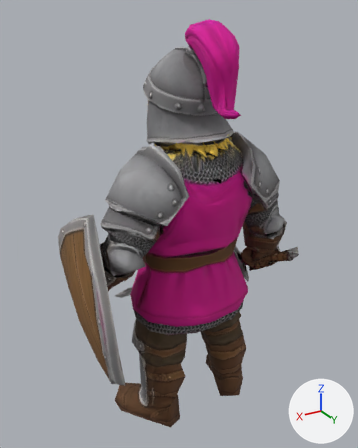
The glTF model public/models/characters/HeavyRider.lod1.glb, before and after one commit.
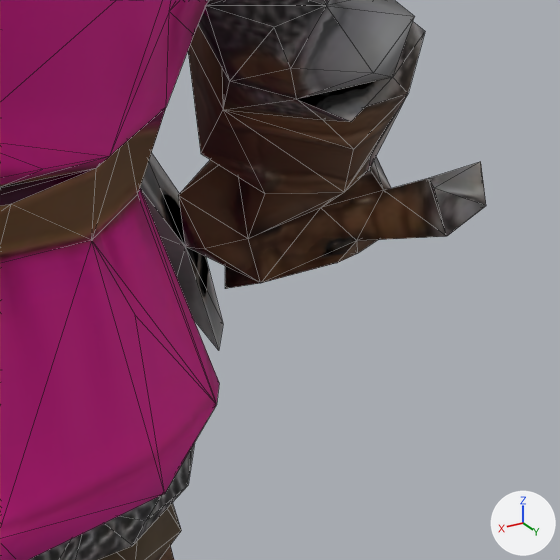
There are two pictures of each version: one whole from a camera (50 mm lens) standing at (0.945, 1.594, 1.574) and looking at (-0.01, 0.003, 0.778), one close up on the part from 58% to 87% of the width and 48% to 72% of the height. Arrows for +X, +Y and +Z are at lower right; the lights stay in place. The first two pictures are the older version. The close-ups show mesh edges as thin lines. Where no turn or scale is listed for an object, it has been applied to the vertices. Vertices at exactly the same position are counted once.

The first close-up shows 'char1'.
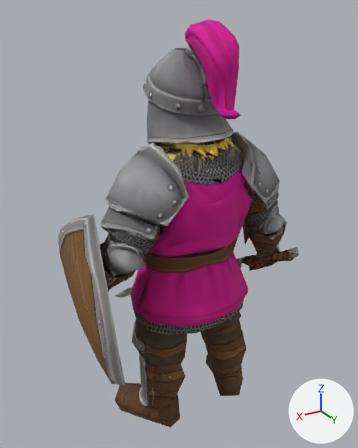
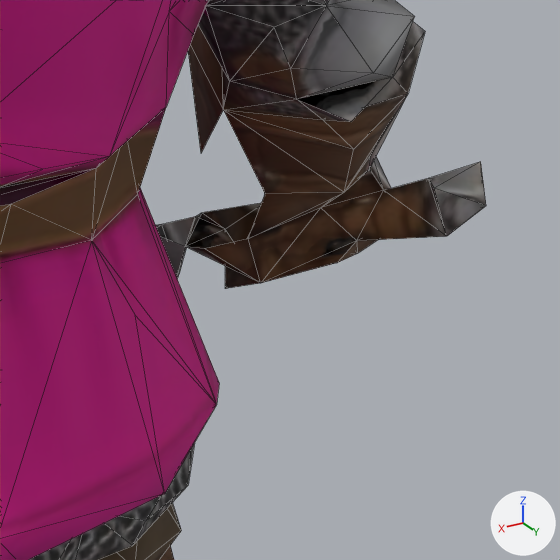
Diff of the bpy script that builds the scene:
```diff
--- a/public/models/characters/HeavyRider.lod1.glb.py
+++ b/public/models/characters/HeavyRider.lod1.glb.py
@@ me_mesh_0 @@
 # used by ob_char1; location = (0.0, 0.0, 0.0)
-me_mesh_0.from_pydata(...)  # 1032 vertices, 2059 faces; spans x -0.49..0.49, y -0.39..0.38, z 0.0..1.55
+me_mesh_0.from_pydata(...)  # 1026 vertices, 2014 faces; spans x -0.49..0.49, y -0.39..0.38, z 0.0..1.55
+# me_mesh_0 part 1
+# 6 vertices are removed from x -0.35..-0.24, y 0.02..0.09, z 0.45..0.65
+# 45 faces are deleted
 me_mesh_0.materials.append(mat_schwererreiter)
```

Where the change shows, as pixel boxes (x1, y1, x2, y2) in the close-ups (560 x 560 px):
part 1 of me_mesh_0, deleted
    before: (140, 110, 265, 351)
